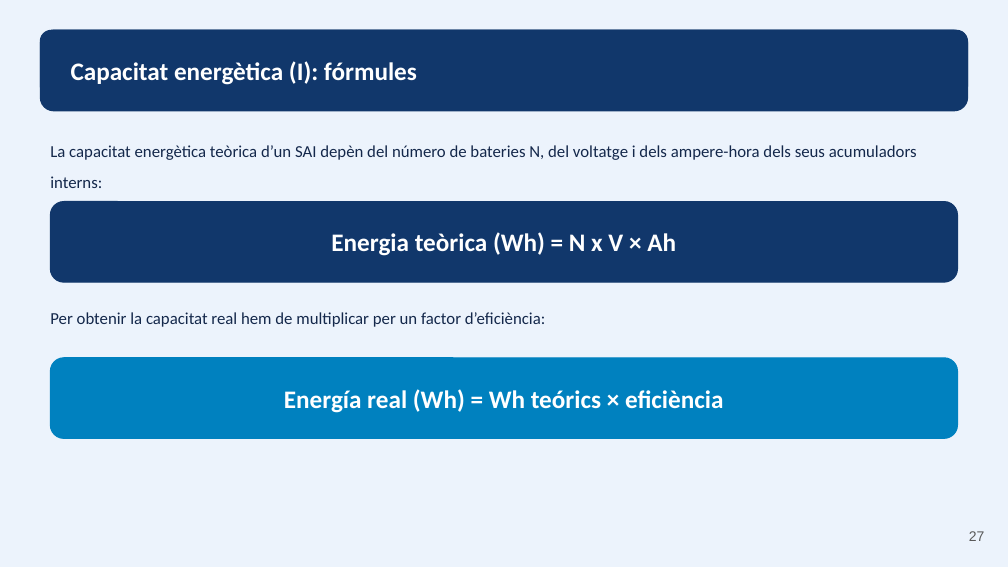
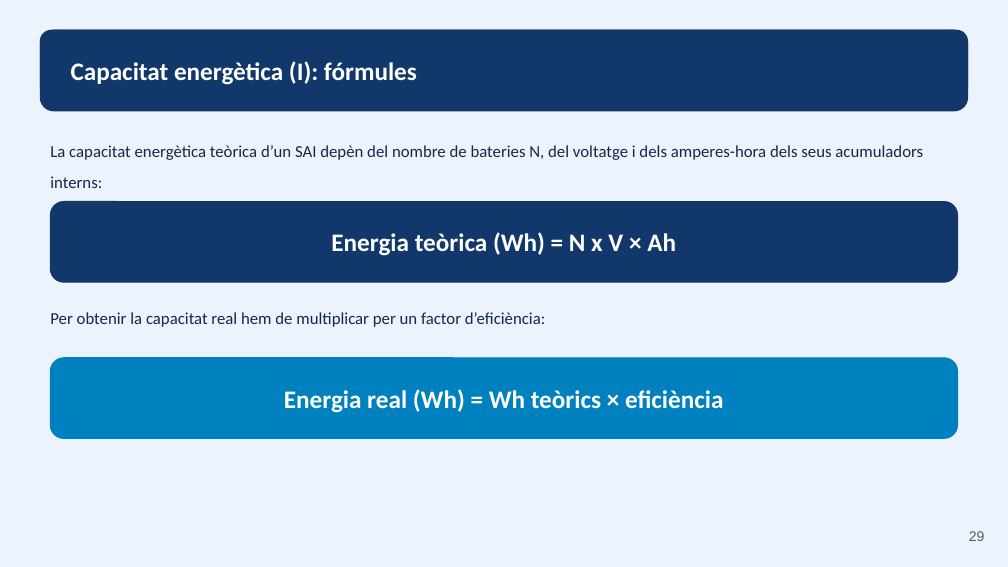
Before and after one commit to ejgutierrez74/smx-seguretat-informatica, a slide deck: slide 29 of materials-ra1/part-iii.pptx (slide 27 before the commit). Drawn at 1008x567 pixels with LibreOffice and Linux fonts; fonts in the diff are those of the drawing. Boxes give left, top, right and bottom in pixels: in the first picture for what was removed or moved away, otherwise in the second. Text is boxed around its words. In the diff, an @@ line names an element or a change of style, - is before the commit and + after.

```diff
--- a/materials-ra1/part-iii.pptx
+++ b/materials-ra1/part-iii.pptx
@@ text at box(50, 145, 923, 188): text changed @@
-La capacitat energètica teòrica d’un SAI depèn del número de bateries N, del voltatge i dels ampere-hora dels seus acumuladors interns:
+La capacitat energètica teòrica d’un SAI depèn del nombre de bateries N, del voltatge i dels amperes-hora dels seus acumuladors interns:
@@ rounded rectangle at box(50, 358, 958, 438): outline #0081BF 0.74 pt to #0081BF 0.75 pt @@
@@ text at box(284, 389, 723, 413): text changed @@
-Energía real (Wh) = Wh teórics × eficiència
+Energia real (Wh) = Wh teòrics × eficiència
@@ page number at box(969, 531, 985, 541): text changed @@
-27
+29
```
Also in this commit, not shown: 58 other slides changed, 2 slides added, 16 other files.
